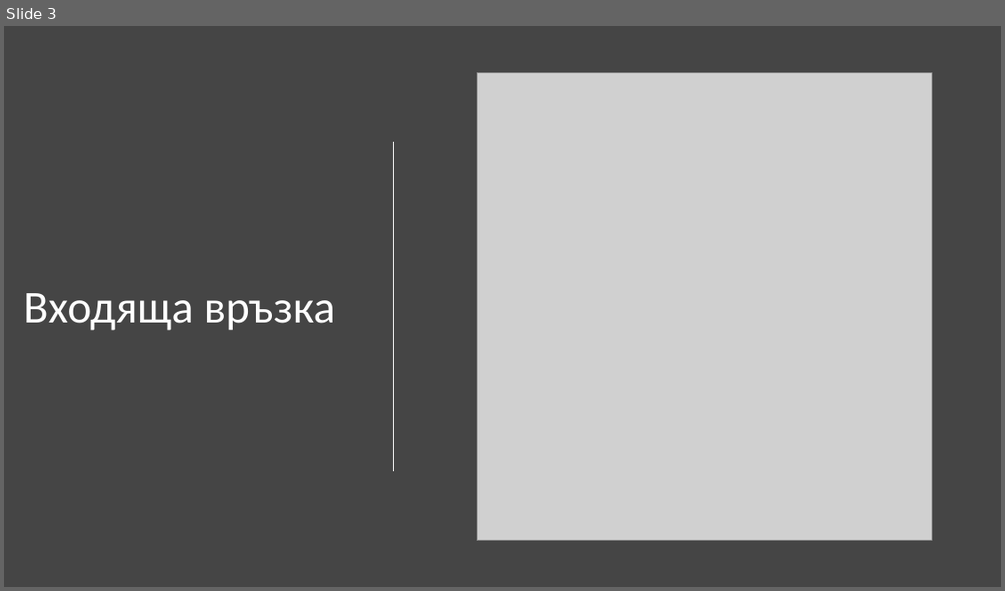
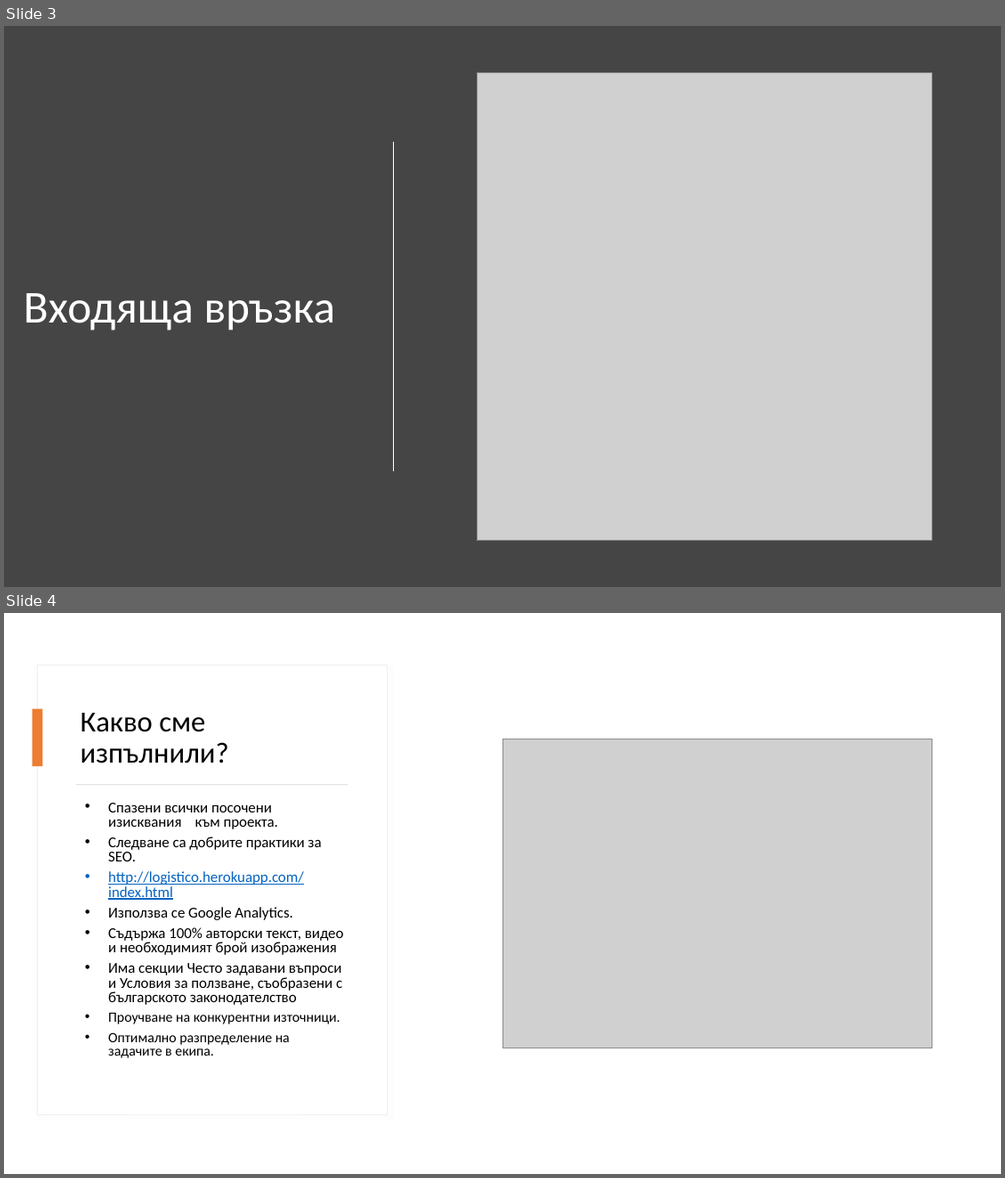
Before and after one commit to UndestRoyable/logistico-SEO, a slide deck: Presentation-Logistico.pptx. Shown one above the other, each under a label of ours: slide 3 before the commit, slides 3 and 4 after it. The pictures are 1005x591 and 1005x1178 pixels, drawn with LibreOffice and Linux fonts; fonts in the diff are those of the drawing; grey boxes stand for pictures. Boxes give left, top, right and bottom in pixels: in the first picture for what was removed or moved away, otherwise in the second. Text is boxed around its words. In the diff, an @@ line names an element or a change of style, - is before the commit and + after.

Commit message:
update presentation

```diff
--- a/Presentation-Logistico.pptx
+++ b/Presentation-Logistico.pptx
@@ slide 4 added at <box>4,613,1001,1174</box>, background #FFFFFF @@
@@ rectangle added at <box>38,665,388,1114</box>, fill #FFFFFF, outline #EFEFEF 0.75 pt @@
@@ rectangle added at <box>32,709,43,766</box>, fill #ED7D31 @@
@@ title added at <box>81,713,229,763</box>, 28 pt, text #000000 @@
+Какво сме изпълнили?
@@ picture added at <box>502,738,933,1048</box> @@
@@ rectangle added at <box>76,784,348,785</box>, fill #D5D5D5 @@
@@ text added at <box>108,803,344,1058</box>, 14.4 pt, text #000000 @@
+• Спазени всички посочени изисквания към проекта.
+• Следване са добрите практики за SEO.
+• http://logistico.herokuapp.com/index.html
+• Използва се Google Analytics.
+• Съдържа 100% авторски текст, видео и необходимият брой изображения
+• Има секции Често задавани въпроси и Условия за ползване, съобразени с българското законодателство
+• Проучване на конкурентни източници.
+• Оптимално разпределение на задачите в екипа.
```
Also in this commit, not shown: 1 other slide added.
